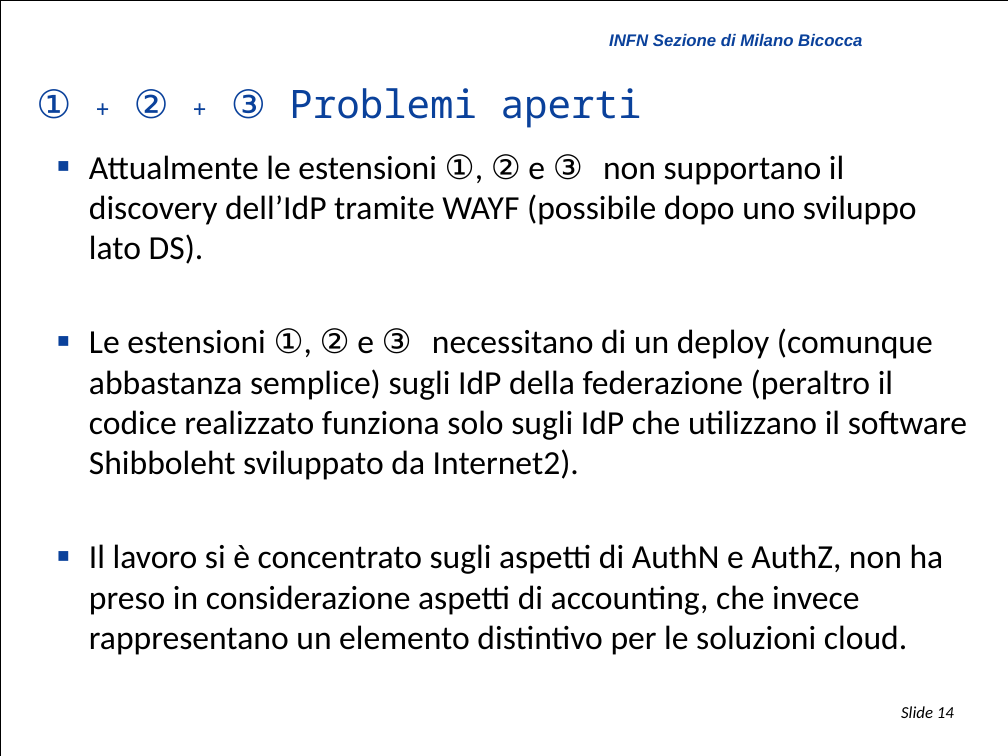
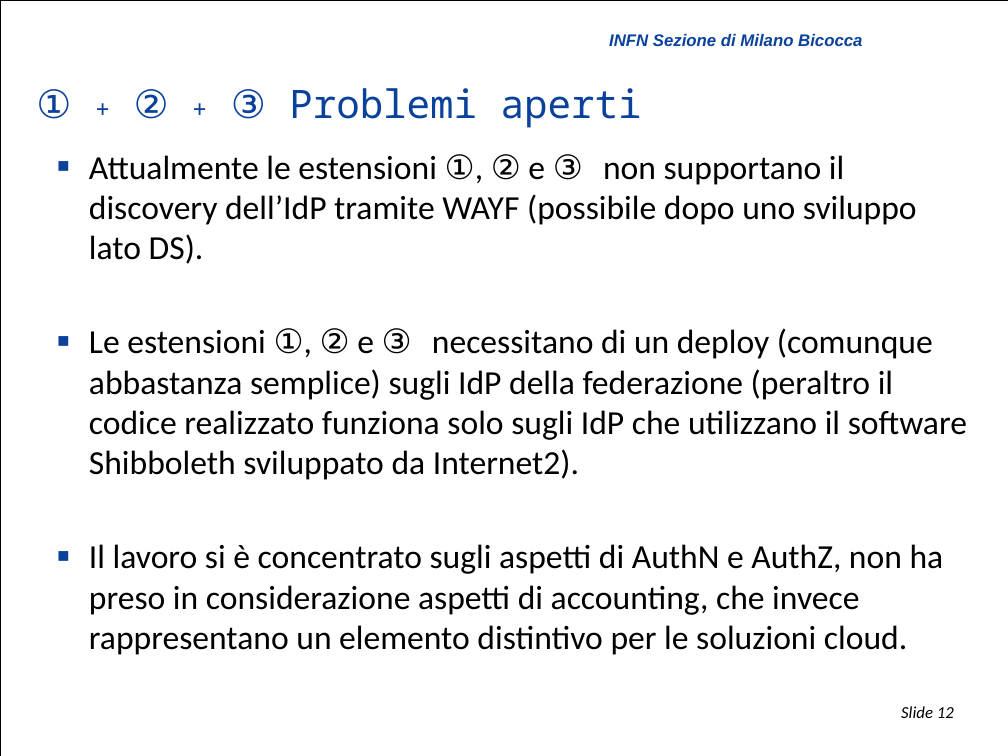
Before and after one commit to biancini/Shibboleth-Authentication, a slide deck: slide 12 of ShibbolethExtensions.pptx (slide 14 before the commit). Drawn at 1008x756 pixels with LibreOffice and Linux fonts; fonts in the diff are those of the drawing; background and template pictures are left out. Boxes give left, top, right and bottom in pixels: in the first picture for what was removed or moved away, otherwise in the second. Text is boxed around its words. In the diff, an @@ line names an element or a change of style, - is before the commit and + after.

Commit message:
Presentazione

```diff
--- a/ShibbolethExtensions.pptx
+++ b/ShibbolethExtensions.pptx
@@ text at (89,328,967,480): text changed @@
-  ■ Le estensioni ①, ② e ③ necessitano di un deploy (comunque abbastanza semplice) sugli IdP della federazione (peraltro il codice realizzato funziona solo sugli IdP che utilizzano il software Shibboleht sviluppato da Internet2).
+  ■ Le estensioni ①, ② e ③ necessitano di un deploy (comunque abbastanza semplice) sugli IdP della federazione (peraltro il codice realizzato funziona solo sugli IdP che utilizzano il software Shibboleth sviluppato da Internet2).
@@ page number at (901,706,954,718): text changed @@
-Slide 14
+Slide 12
```
Also in this commit, not shown: 2 other slides changed, 1 slide removed.
